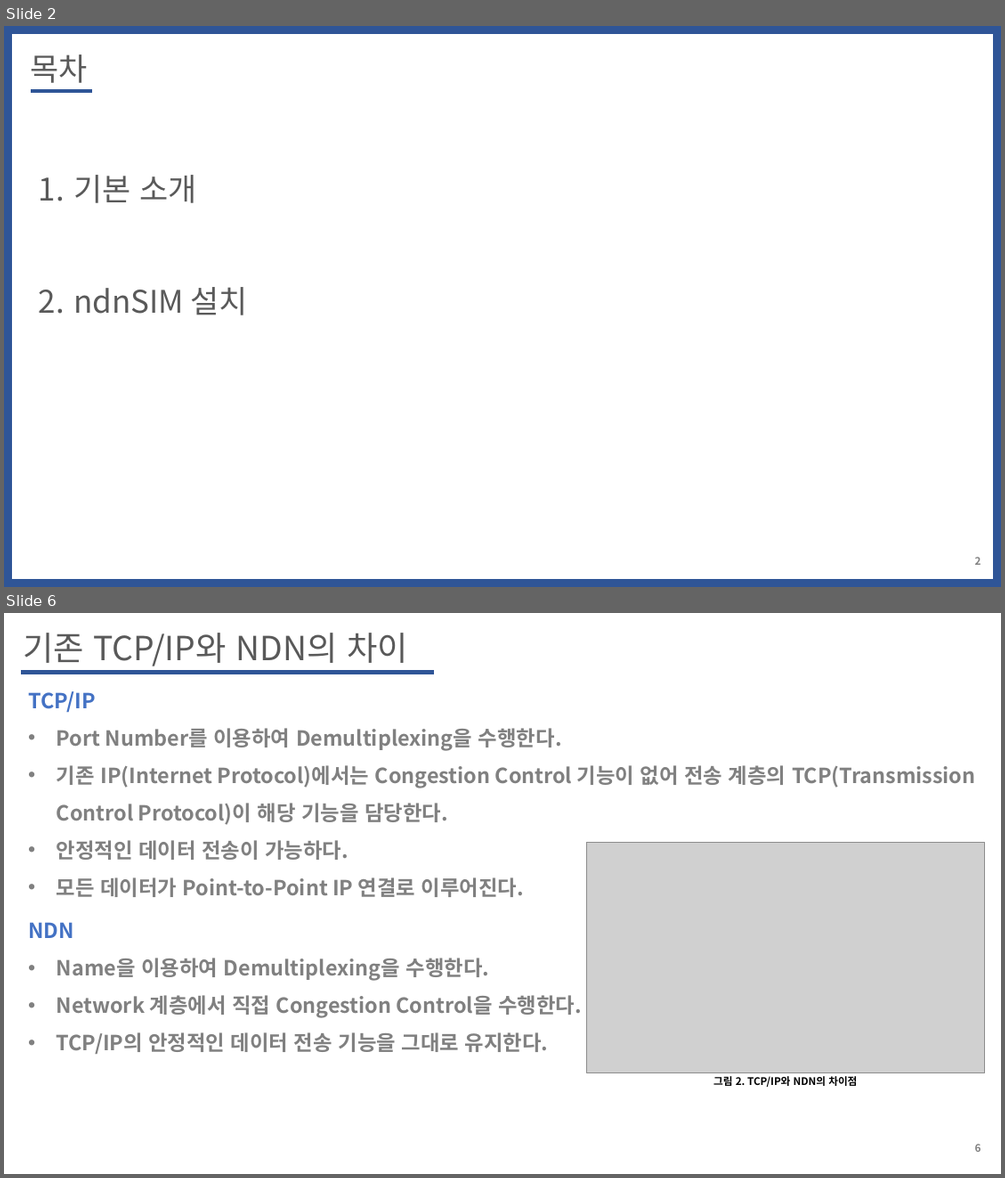
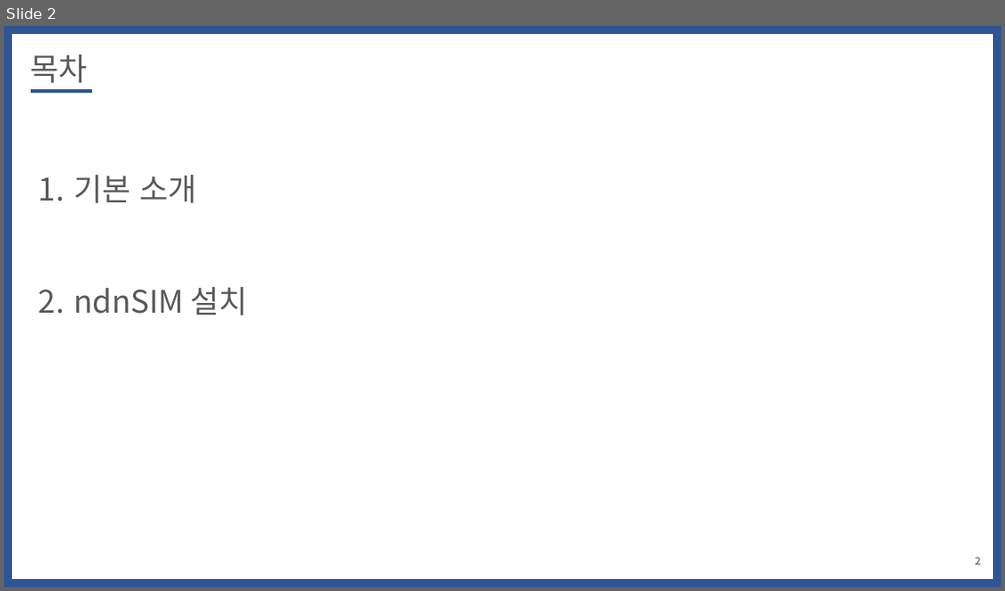
Before and after one commit to WoogiBoogi1129/ICN-NDN, a slide deck: Named-Data-Net/PPT/NDN_Tutorial_ndnSIM_Install.pptx. Shown one above the other, each under a label of ours: slides 2 and 6 before the commit, slide 2 after it; the slides between them are not shown. The pictures are 1005x1178 and 1005x591 pixels, drawn with LibreOffice and Linux fonts; fonts in the diff are those of the drawing; grey boxes stand for pictures. Boxes give left, top, right and bottom in pixels: in the first picture for what was removed or moved away, otherwise in the second. Text is boxed around its words. In the diff, an @@ line names an element or a change of style, - is before the commit and + after.

```diff
--- a/Named-Data-Net/PPT/NDN_Tutorial_ndnSIM_Install.pptx
+++ b/Named-Data-Net/PPT/NDN_Tutorial_ndnSIM_Install.pptx
@@ slide 6 removed at box(4, 613, 1001, 1174), background #FFFFFF @@
@@ text removed at box(23, 633, 408, 666) @@
-기존 TCP/IP와 NDN의 차이
@@ line removed from (21, 672) to (434, 672) @@
@@ text removed at box(28, 691, 975, 897) @@
-TCP/IP
-• Port Number를 이용하여 Demultiplexing을 수행한다.
-• 기존 IP(Internet Protocol)에서는 Congestion Control 기능이 없어 전송 계층의 TCP(Transmission Control Protocol)이 해당 기능을 담당한다.
-• 안정적인 데이터 전송이 가능하다.
-• 모든 데이터가 Point-to-Point IP 연결로 이루어진다.
@@ picture removed at box(587, 843, 984, 1073) @@
@@ text removed at box(28, 922, 582, 1054) @@
-NDN
-• Name을 이용하여 Demultiplexing을 수행한다.
-• Network 계층에서 직접 Congestion Control을 수행한다.
-• TCP/IP의 안정적인 데이터 전송 기능을 그대로 유지한다.
@@ text removed at box(713, 1076, 857, 1086) @@
-그림 2. TCP/IP와 NDN의 차이점
@@ page number removed at box(975, 1143, 981, 1151) @@
-6
```
Also in this commit, not shown: 2 slides changed, 8 slides added, 9 other slides removed, 1 other file.
